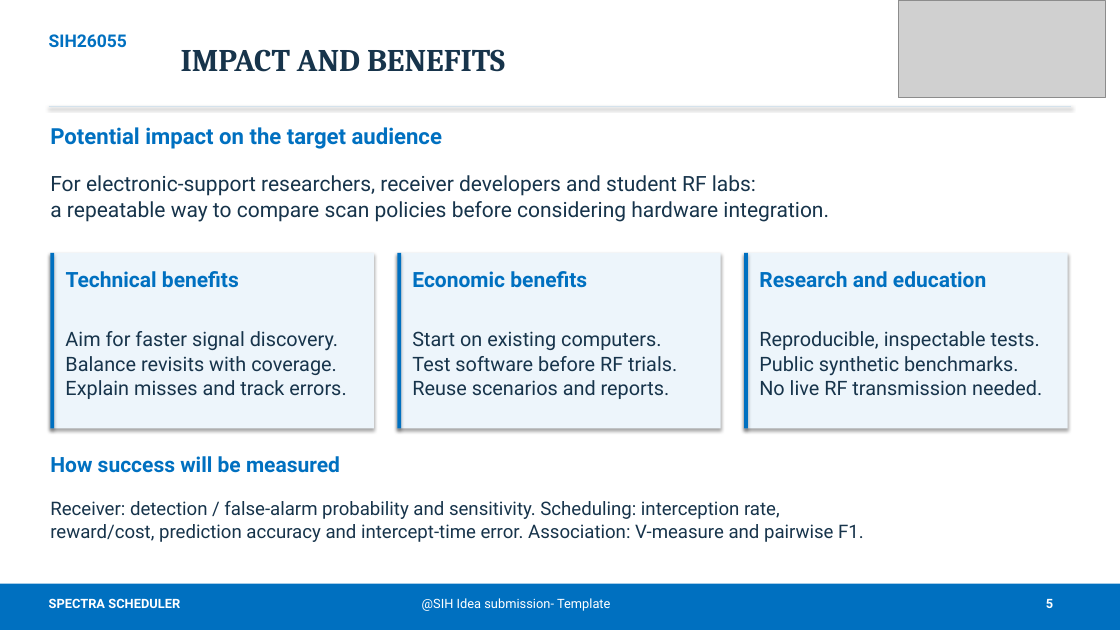
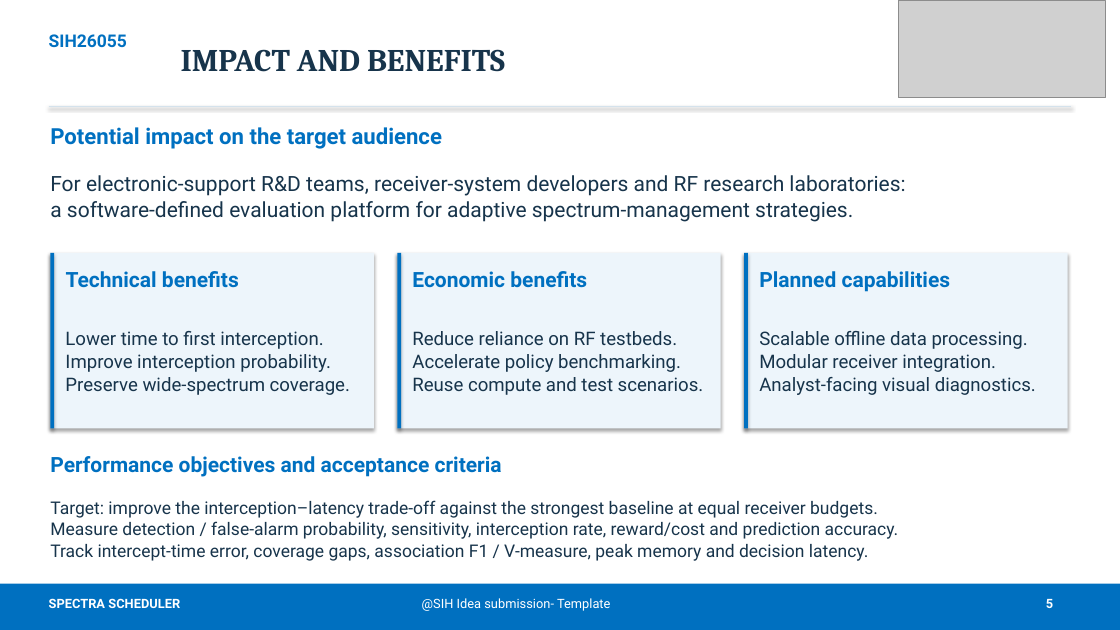
Before and after one commit to Siwach777/spectra-scheduler, a slide deck: slide 5 of ppt/Spectra-Scheduler-SIH2026.pptx. Drawn at 1120x630 pixels with LibreOffice and Linux fonts; fonts in the diff are those of the drawing; grey boxes stand for pictures. Boxes give left, top, right and bottom in pixels: in the first picture for what was removed or moved away, otherwise in the second. Text is boxed around its words. In the diff, an @@ line names an element or a change of style, - is before the commit and + after.

Commit message:
Refocus SIH presentation on technical objectives and validation

```diff
--- a/ppt/Spectra-Scheduler-SIH2026.pptx
+++ b/ppt/Spectra-Scheduler-SIH2026.pptx
@@ text at box(50, 175, 905, 222): text changed @@
-For electronic-support researchers, receiver developers and student RF labs:
-a repeatable way to compare scan policies before considering hardware integration.
+For electronic-support R&D teams, receiver-system developers and RF research laboratories:
+a software-defined evaluation platform for adaptive spectrum-management strategies.
@@ text at box(759, 271, 951, 292): text changed @@
-Research and education
+Planned capabilities
@@ text at box(65, 331, 350, 395): text changed; size 17 to 16 pt @@
-Aim for faster signal discovery.
-Balance revisits with coverage.
-Explain misses and track errors.
+Lower time to first interception.
+Improve interception probability.
+Preserve wide-spectrum coverage.
@@ text at box(412, 331, 704, 395): text changed; size 17 to 16 pt @@
-Start on existing computers.
-Test software before RF trials.
-Reuse scenarios and reports.
+Reduce reliance on RF testbeds.
+Accelerate policy benchmarking.
+Reuse compute and test scenarios.
@@ text at box(759, 331, 1036, 395): text changed; size 17 to 16 pt @@
-Reproducible, inspectable tests.
-Public synthetic benchmarks.
-No live RF transmission needed.
+Scalable offline data processing.
+Modular receiver integration.
+Analyst-facing visual diagnostics.
@@ text at box(50, 456, 502, 477): text changed @@
-How success will be measured
+Performance objectives and acceptance criteria
@@ text at box(50, 500, 899, 561): text changed; size 16 to 15 pt @@
-Receiver: detection / false-alarm probability and sensitivity. Scheduling: interception rate,
-reward/cost, prediction accuracy and intercept-time error. Association: V-measure and pairwise F1.
+Target: improve the interception–latency trade-off against the strongest baseline at equal receiver budgets.
+Measure detection / false-alarm probability, sensitivity, interception rate, reward/cost and prediction accuracy.
+Track intercept-time error, coverage gaps, association F1 / V-measure, peak memory and decision latency.
```
Also in this commit, not shown: 5 other slides changed, 3 other files.
